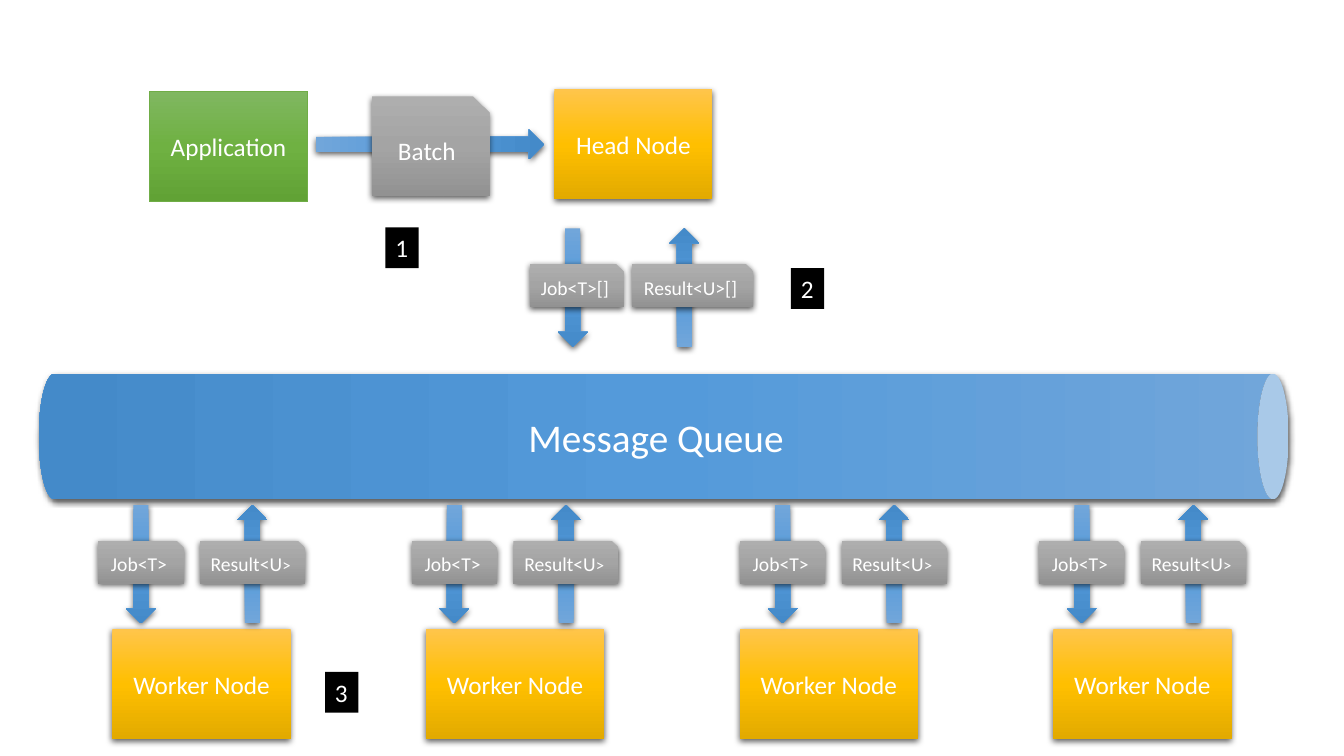
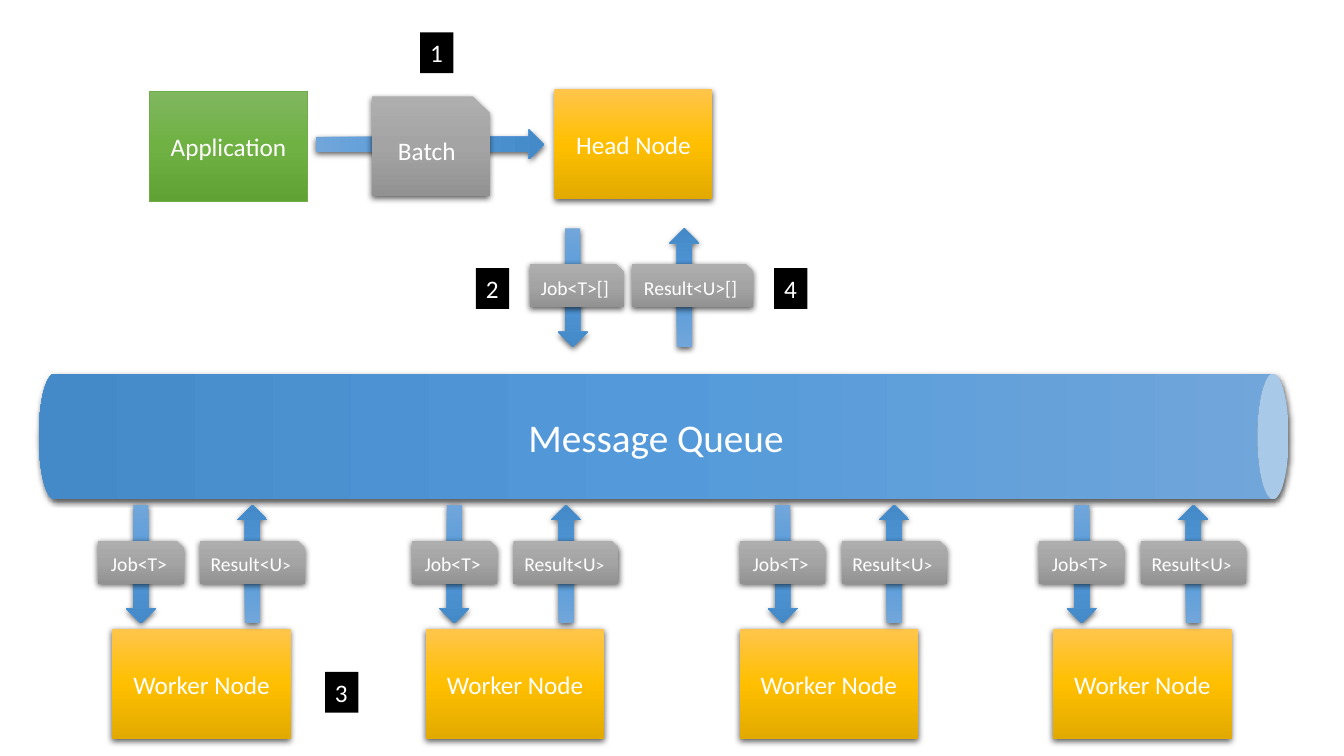
Before and after one commit to SimpleScale/SimpleScale, a slide deck: slide 1 of Documentation/Architecture Diagram.pptx. Drawn at 1344x756 pixels with LibreOffice and Linux fonts; fonts in the diff are those of the drawing. Boxes give left, top, right and bottom in pixels: in the first picture for what was removed or moved away, otherwise in the second. Text is boxed around its words. In the diff, an @@ line names an element or a change of style, - is before the commit and + after.

```diff
--- a/Documentation/Architecture Diagram.pptx
+++ b/Documentation/Architecture Diagram.pptx
@@ rectangle "1" moved from (x1=385, y1=228, x2=418, y2=268) to (x1=420, y1=32, x2=454, y2=73) @@
@@ rectangle "2" moved from (x1=791, y1=268, x2=825, y2=309) to (x1=476, y1=268, x2=509, y2=309) @@
@@ rectangle added at (x1=774, y1=268, x2=808, y2=309), fill #000000, 18 pt, text #FFFFFF @@
+4
```
Also in this commit, not shown: 1 other file.
